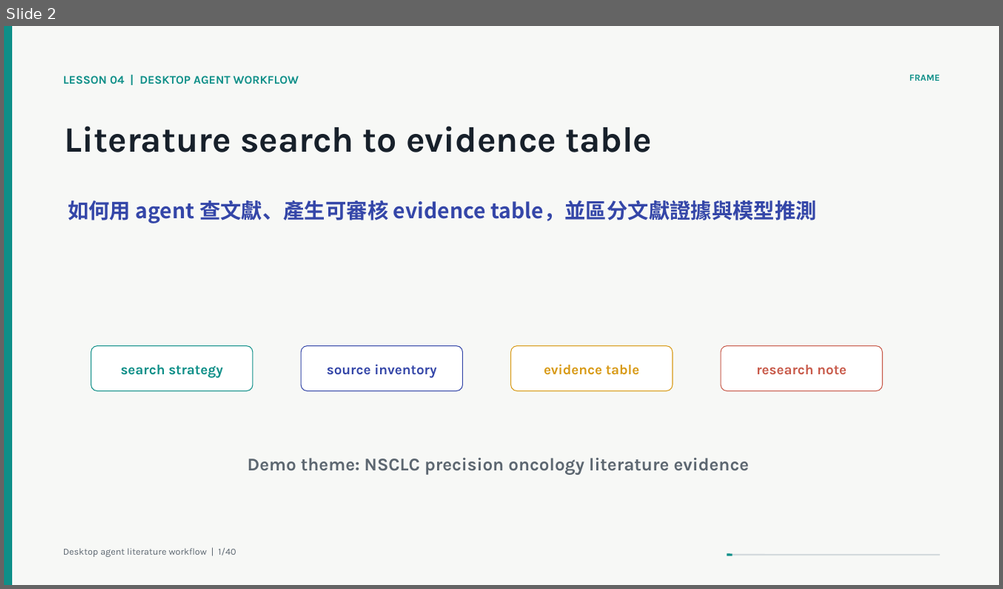
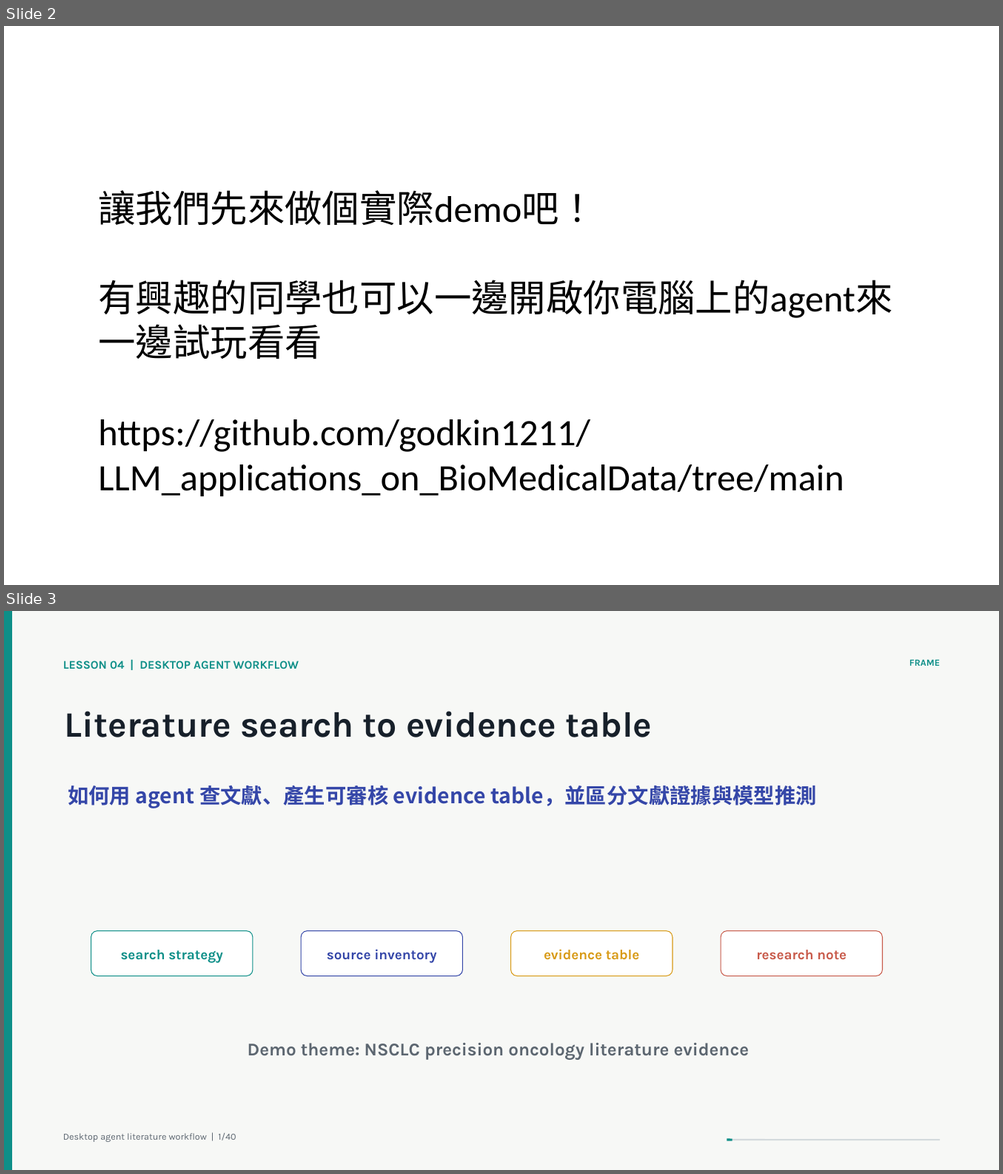
Before and after one commit to godkin1211/LLM_applications_on_BioMedicalData, a slide deck: slides/lesson-04-desktop-agent-literature-evidence-workflow-animated.pptx. Shown one above the other, each under a label of ours: slide 2 before the commit, slides 2 and 3 after it. The pictures are 1003x589 and 1003x1174 pixels, drawn with LibreOffice and Linux fonts; fonts in the diff are those of the drawing. Boxes give left, top, right and bottom in pixels: in the first picture for what was removed or moved away, otherwise in the second. Text is boxed around its words. In the diff, an @@ line names an element or a change of style, - is before the commit and + after.

```diff
--- a/slides/lesson-04-desktop-agent-literature-evidence-workflow-animated.pptx
+++ b/slides/lesson-04-desktop-agent-literature-evidence-workflow-animated.pptx
@@ slide 2 added at <box>4,26,999,585</box>, background #FFFFFF @@
@@ text added at <box>98,190,892,497</box>, 36 pt, text #000000 @@
+讓我們先來做個實際demo吧！
+有興趣的同學也可以一邊開啟你電腦上的agent來一邊試玩看看
+https://github.com/godkin1211/LLM_applications_on_BioMedicalData/tree/main
@@ what was slide 2 is now slide 3 @@
```
